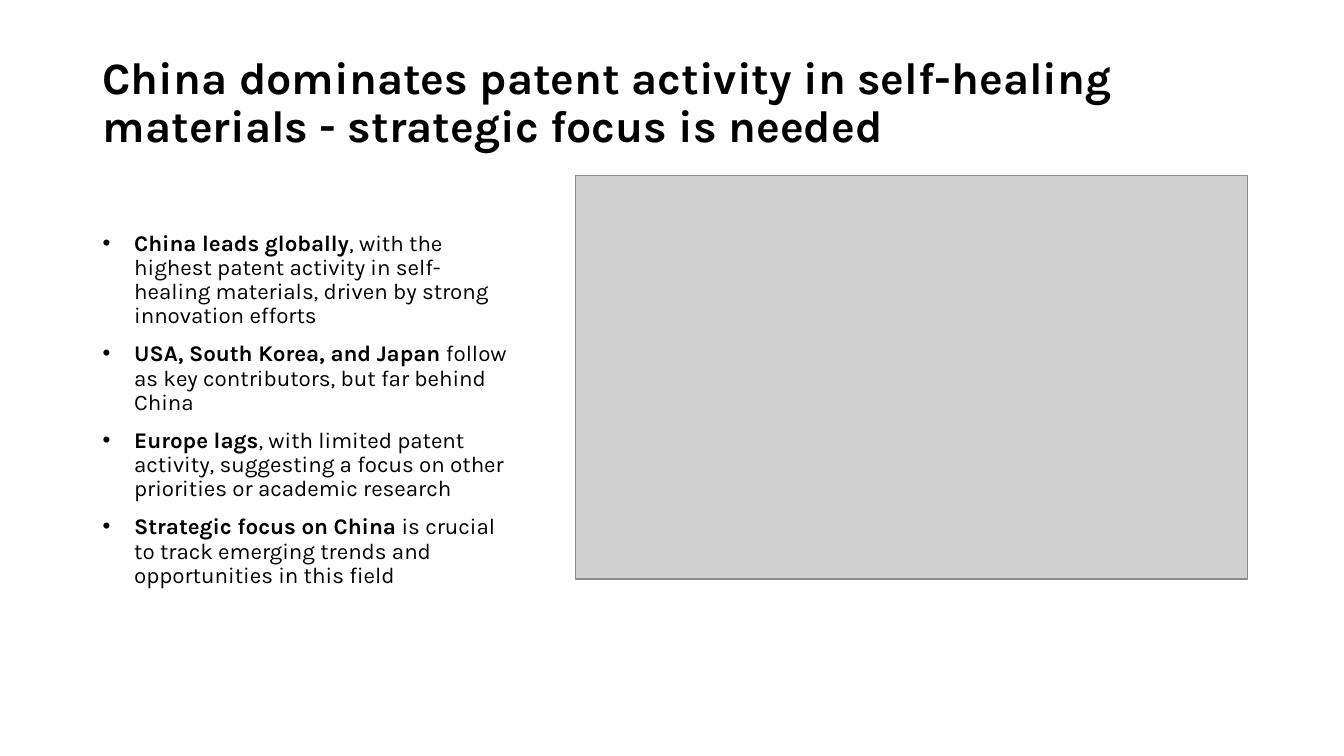
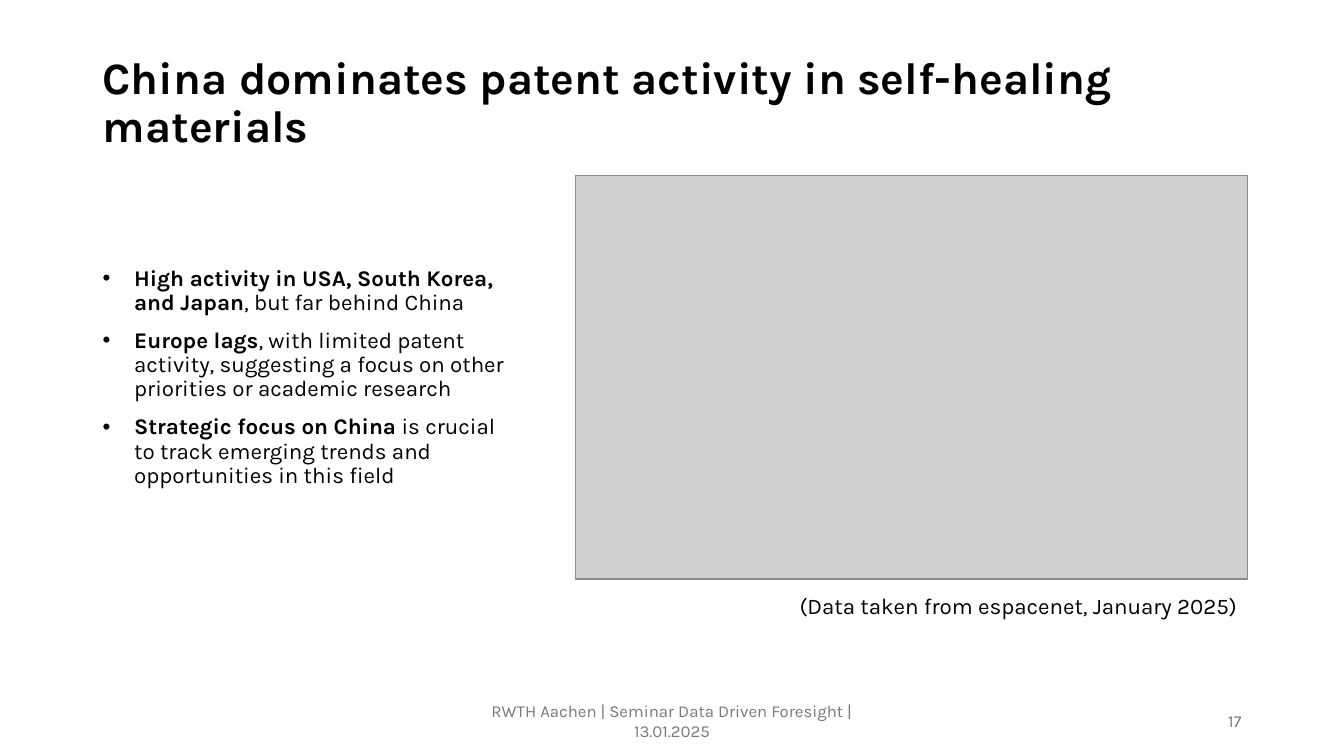
Before and after one commit to GMPuntigam/DataDrivenForesight, a slide deck: slide 17 of presentation/DataDrivenForesight.pptx (slide 18 before the commit). Drawn at 1344x756 pixels with LibreOffice and Linux fonts; fonts in the diff are those of the drawing; grey boxes stand for pictures. Boxes give left, top, right and bottom in pixels: in the first picture for what was removed or moved away, otherwise in the second. Text is boxed around its words. In the diff, an @@ line names an element or a change of style, - is before the commit and + after.

```diff
--- a/presentation/DataDrivenForesight.pptx
+++ b/presentation/DataDrivenForesight.pptx
@@ text at (x1=103, y1=62, x2=1111, y2=143): text changed @@
-China dominates patent activity in self-healing materials - strategic focus is needed
+China dominates patent activity in self-healing materials
@@ text "High activity in USA, South ..." moved from (x1=134, y1=235, x2=507, y2=589) to (x1=134, y1=270, x2=504, y2=489) @@
@@ text "High activity in USA, South ..." at (x1=134, y1=270, x2=504, y2=489): vertical alignment top to middle @@
@@ text at (x1=134, y1=270, x2=493, y2=316): text changed; bold on @@
-• China leads globally, with the highest patent activity in self-healing materials, driven by strong innovation efforts
-• USA, South Korea, and Japan follow as key contributors, but far behind China
+• High activity in USA, South Korea, and Japan, but far behind China
@@ text added at (x1=800, y1=598, x2=1237, y2=620), 16 pt, text #000000 @@
+(Data taken from espacenet, January 2025)
@@ text added at (x1=491, y1=705, x2=843, y2=737), 12 pt, text #797979 @@
+RWTH Aachen | Seminar Data Driven Foresight | 13.01.2025
@@ page number added at (x1=1228, y1=716, x2=1241, y2=727), 12 pt, text #797979 @@
+17
```
Also in this commit, not shown: 17 other slides changed, 3 slides added, 2 slides removed, 1 other file.
